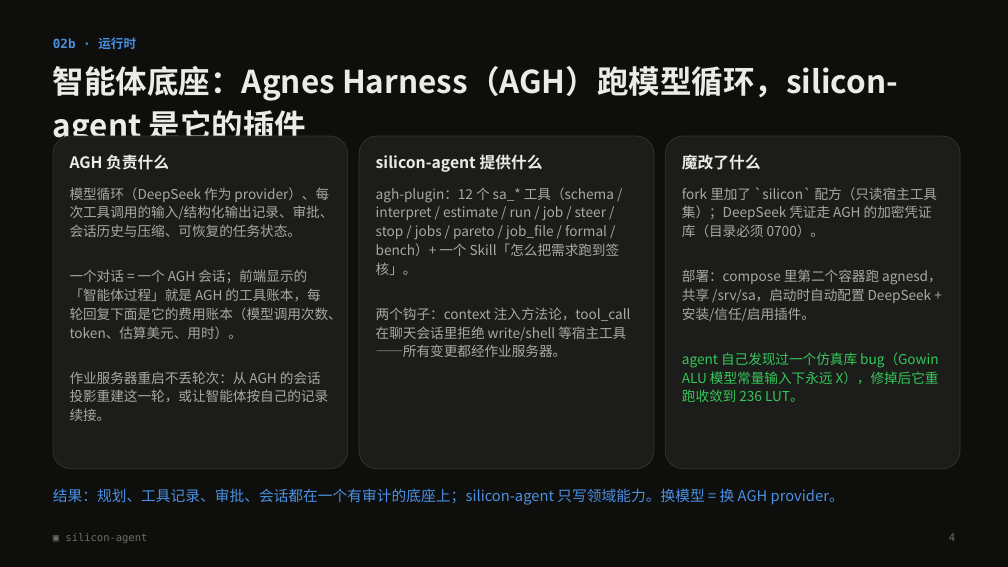
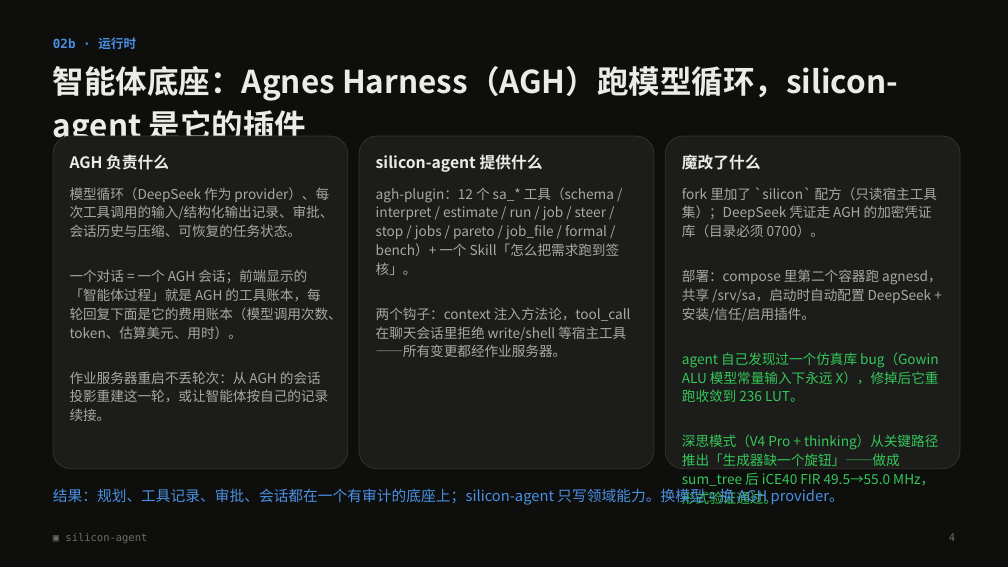
Before and after one commit to Last-emo-boy/SILVOLUTION, a slide deck: slide 4 of docs/silicon-agent-pitch.pptx. Drawn at 1008x567 pixels with LibreOffice and Linux fonts; fonts in the diff are those of the drawing. Boxes give left, top, right and bottom in pixels: in the first picture for what was removed or moved away, otherwise in the second. Text is boxed around its words. In the diff, an @@ line names an element or a change of style, - is before the commit and + after.

Commit message:
Pitch: the knob the agent asked for

```diff
--- a/docs/silicon-agent-pitch.pptx
+++ b/docs/silicon-agent-pitch.pptx
@@ text at (682, 434, 938, 505): paragraph added @@
+深思模式（V4 Pro + thinking）从关键路径推出「生成器缺一个旋钮」——做成 sum_tree 后 iCE40 FIR 49.5→55.0 MHz，形式验证通过。
```
Also in this commit, not shown: 1 other file.
